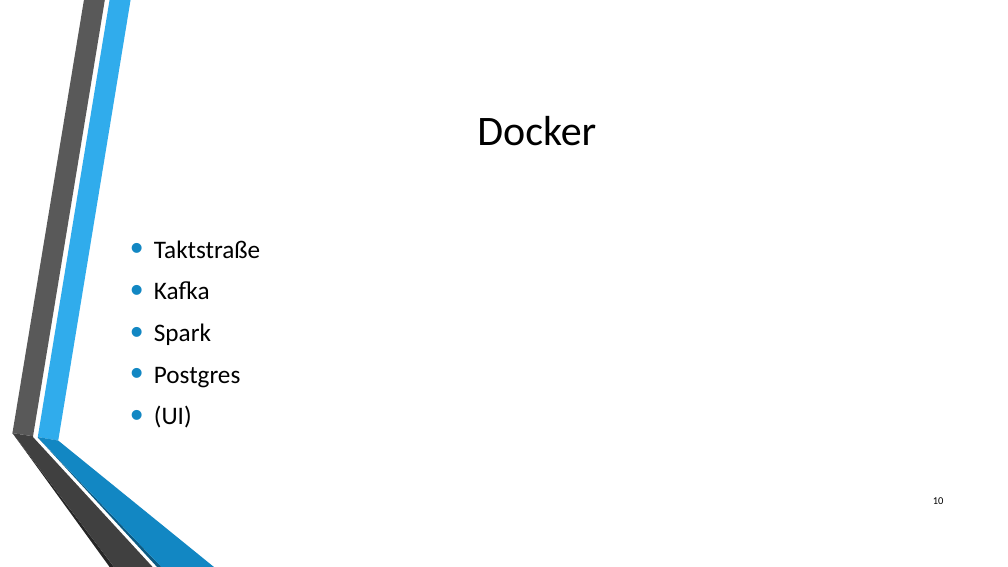
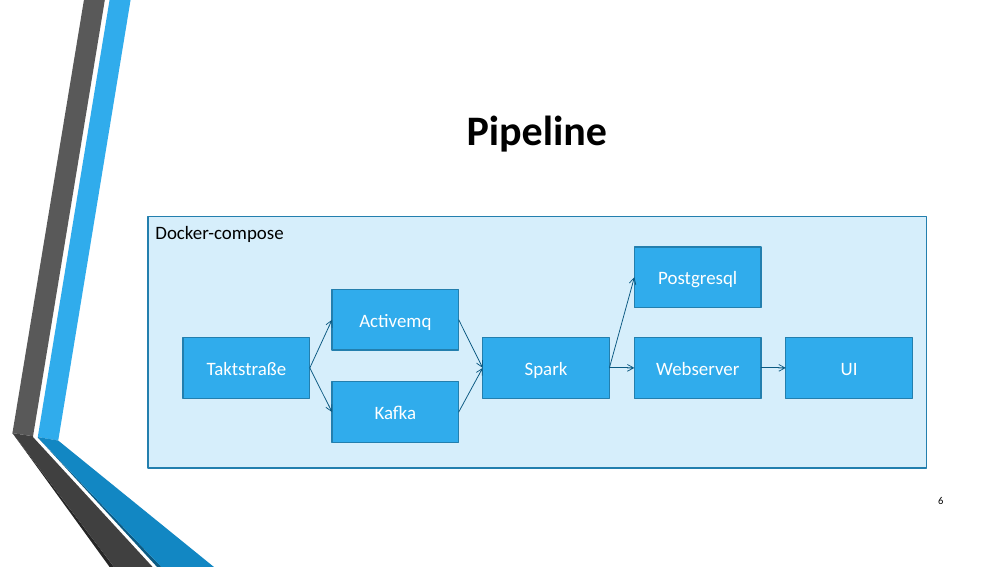
Before and after one commit to philipwagner1994/ProjectDHBW, a slide deck: slide 6 of Documentation/Projektpräsentationabschluss.pptx (slide 10 before the commit). Drawn at 1008x567 pixels with LibreOffice and Linux fonts; fonts in the diff are those of the drawing; background and template pictures are left out. Boxes give left, top, right and bottom in pixels: in the first picture for what was removed or moved away, otherwise in the second. Text is boxed around its words. In the diff, an @@ line names an element or a change of style, - is before the commit and + after.

```diff
--- a/Documentation/Projektpräsentationabschluss.pptx
+++ b/Documentation/Projektpräsentationabschluss.pptx
@@ title at (x1=467, y1=115, x2=607, y2=152): text changed; bold on @@
-Docker
+Pipeline
@@ rectangle added at (x1=148, y1=217, x2=927, y2=468), fill #D6EEFB, outline #247FAF 1.25 pt @@
@@ text added at (x1=155, y1=226, x2=283, y2=242), 18 pt, text #000000 @@
+Docker-compose
@@ text removed at (x1=154, y1=240, x2=260, y2=428) @@
-• Taktstraße
-• Kafka
-• Spark
-• Postgres
-• (UI)
@@ rectangle added at (x1=634, y1=247, x2=761, y2=308), fill #30ACEC, outline #247FAF 1.25 pt, 18 pt, text #FFFFFF @@
+Postgresql
@@ rectangle added at (x1=332, y1=290, x2=459, y2=350), fill #30ACEC, outline #247FAF 1.25 pt, 18 pt, text #FFFFFF @@
+Activemq
@@ arrow added from (609, 368) to (634, 278), #0C5A82 0.75 pt @@
@@ arrow added from (310, 368) to (332, 320), #0C5A82 0.75 pt @@
@@ arrow added from (459, 320) to (482, 368), #0C5A82 0.75 pt @@
@@ rectangle added at (x1=183, y1=337, x2=310, y2=398), fill #30ACEC, outline #247FAF 1.25 pt, 18 pt, text #FFFFFF @@
+Taktstraße
@@ rectangle added at (x1=482, y1=337, x2=609, y2=398), fill #30ACEC, outline #247FAF 1.25 pt, 18 pt, text #FFFFFF @@
+Spark
@@ rectangle added at (x1=634, y1=337, x2=761, y2=398), fill #30ACEC, outline #247FAF 1.25 pt, 18 pt, text #FFFFFF @@
+Webserver
@@ rectangle added at (x1=786, y1=337, x2=913, y2=398), fill #30ACEC, outline #247FAF 1.25 pt, 18 pt, text #FFFFFF @@
+UI
@@ arrow added from (310, 368) to (332, 412), #0C5A82 0.75 pt @@
@@ rectangle added at (x1=332, y1=382, x2=459, y2=442), fill #30ACEC, outline #247FAF 1.25 pt, 18 pt, text #FFFFFF @@
+Kafka
@@ arrow added from (459, 412) to (482, 368), #0C5A82 0.75 pt @@
@@ arrow added from (609, 368) to (634, 368), #0C5A82 0.75 pt @@
@@ arrow added from (761, 368) to (786, 368), #0C5A82 0.75 pt @@
@@ page number at (x1=938, y1=497, x2=943, y2=504): text changed @@
-10
+6
```
Also in this commit, not shown: 9 other slides changed, 1 slide added, 2 slides removed.
